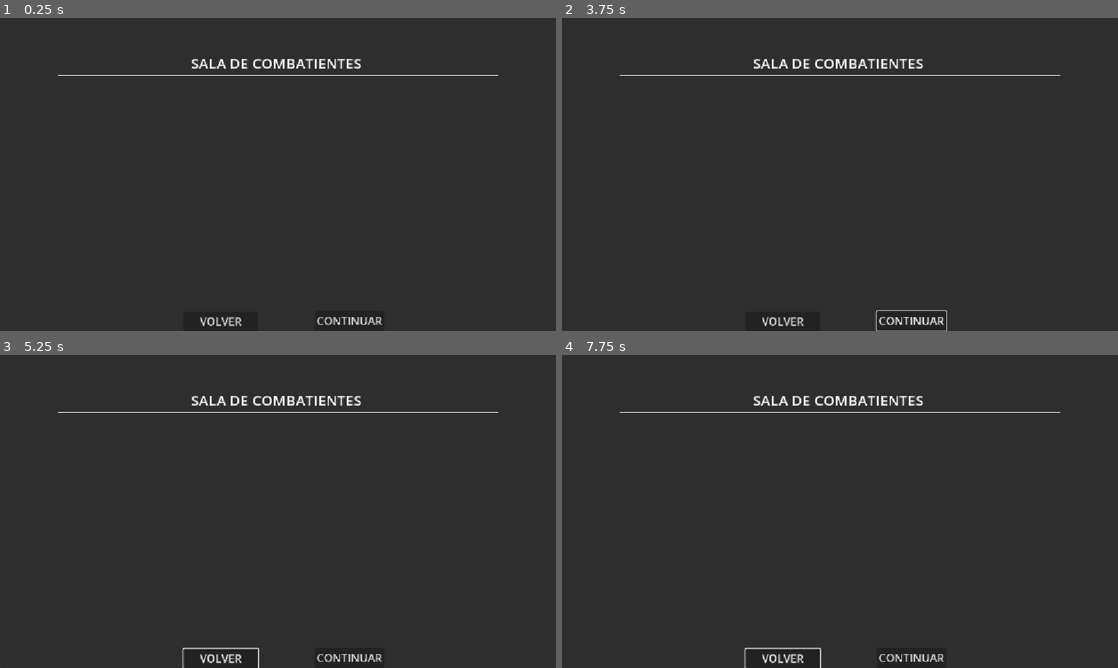
Above: before the commit, frames 1-4 (two rows, left to right).
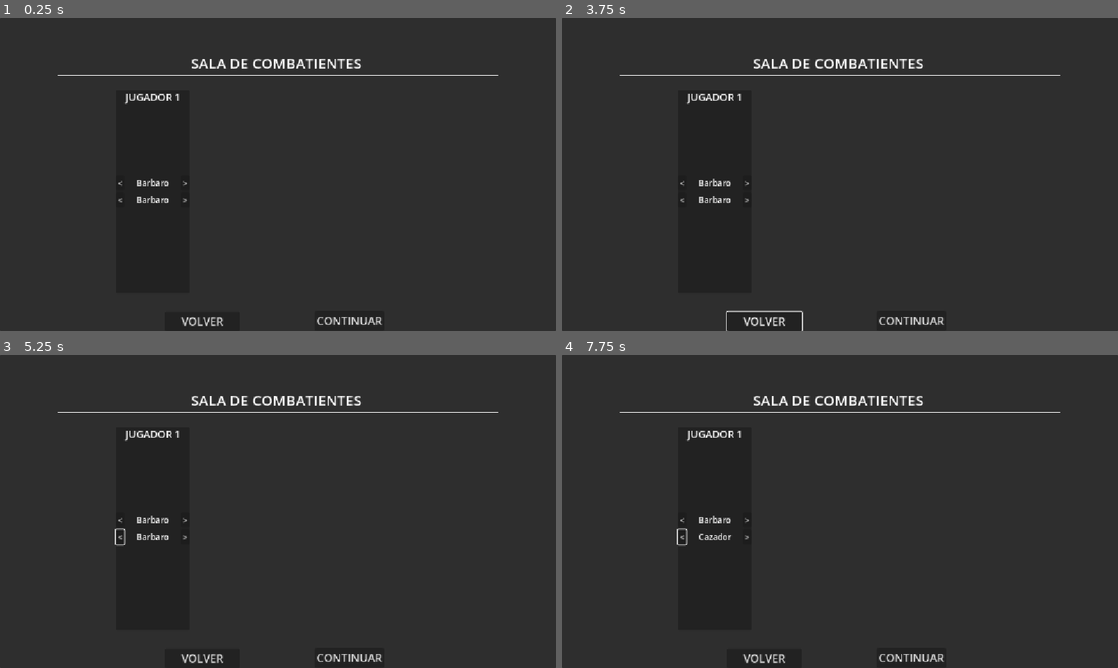
Above: after the commit, the same moments.

Repository: Pablo7776/Motores_Graficos
Game: Godot game, scene res://Escenas/Selección_De_Personajes.tscn
The game is run twice, just before and just after one commit, with the same random seed, the same clock (stepped at 60 frames per second) and the same inputs. This scene is started directly instead of the project's main scene.
Inputs (mouse positions are in pixels of both pictures, inside the frame that each line leads up to):
- Up to frame 1 (0.25 s): no input
- Up to frame 2 (3.75 s): click "VOLVER" at 0.5 s; click "CONTINUAR" at 1.25 s; click (684, 183) at 2 s, where only the run after the commit has a clickable "<"; click (745, 183) at 2.75 s, where only the run after the commit has a clickable ">"; tap Enter at 3.5 s; move the mouse to (962, 158) at 3.52 s; hold Right (mover_derecha) from 3.53 s (still down); click (962, 158) at 3.6 s
- Up to frame 3 (5.25 s): tap Space (saltar) at 3.77, 4.25, 4.52 s; move the mouse to (166, 527) at 4.27 s; click (166, 527) at 4.35 s; tap Enter at 5 s; move the mouse to (333, 442) at 5.02 s; release Right (mover_derecha) at 5.03 s; hold Left (mover_izquierda) from 5.03 s (still down); click (333, 442) at 5.1 s
- Up to frame 4 (7.75 s): tap Space (saltar) at 5.75, 6.02, 6.77, 7.25, 7.52 s; move the mouse to (812, 574) at 5.77 s; release Left (mover_izquierda) at 5.78 s; hold Right (mover_derecha) 5.78-7.28 s; click (812, 574) at 5.85 s; tap Enter at 6.5 s; move the mouse to (1006, 558) at 6.52 s; click (1006, 558) at 6.6 s; move the mouse to (673, 464) at 7.27 s; hold Left (mover_izquierda) from 7.28 s (still down); click (673, 464) at 7.35 s

The runs differ from the first frame. In frame 1, 0.5% of the frame differs, in the area x 21-44%, y 24-99%; in frame 2, 0.7%, in the area x 21-70%, y 24-100%; in frame 3, 0.7%; in frame 4, 0.7%.

Commit message:
Sistema de selección de personajes
Cree la escena Selector, se agregué  un script para navegar entre los personaje y se actualicé la escena de selección de personajes.

Diff:
--- a/da-2-zafarrancho/Escenas/Selección_De_Personajes.tscn
+++ b/da-2-zafarrancho/Escenas/Selección_De_Personajes.tscn
@@ -1,4 +1,6 @@
 [gd_scene format=3 uid="uid://dndjvrs5v21t7"]
+
+[ext_resource type="PackedScene" uid="uid://cg7unfpyifuxr" path="res://Escenas/player_card.tscn" id="1_wo1f7"]
 
 [sub_resource type="StyleBoxLine" id="StyleBoxLine_v5v1l"]
 color = Color(1, 1, 1, 1)
@@ -45,16 +47,16 @@
 theme_override_constants/separation = 3
 theme_override_styles/separator = SubResource("StyleBoxLine_v5v1l")
 
-[node name="Button" type="Button" parent="Panel" unique_id=650278264]
+[node name="volver" type="Button" parent="Panel" unique_id=650278264]
 layout_mode = 0
-offset_left = 380.0
+offset_left = 342.0
 offset_top = 608.0
-offset_right = 535.0
+offset_right = 497.0
 offset_bottom = 648.0
 theme_override_font_sizes/font_size = 23
 text = "     VOLVER     "
 
-[node name="Button2" type="Button" parent="Panel" unique_id=1000009281]
+[node name="continuar" type="Button" parent="Panel" unique_id=1000009281]
 layout_mode = 0
 offset_left = 652.0
 offset_top = 607.0
@@ -76,3 +78,6 @@
 offset_bottom = 246.0
 grow_horizontal = 2
 grow_vertical = 2
+
+[node name="Player Card" parent="Panel/HBoxContainer" unique_id=1217853958 instance=ExtResource("1_wo1f7")]
+layout_mode = 2
--- a/da-2-zafarrancho/Selector.tscn
+++ b/da-2-zafarrancho/Escenas/Selector.tscn
@@ -1,20 +1,23 @@
 [gd_scene format=3 uid="uid://cr4dvwrecskuu"]
+
+[ext_resource type="Script" uid="uid://cjrr7va0aeim8" path="res://selector.gd" id="1_iwtlm"]
 
 [node name="HBoxContainer" type="HBoxContainer" unique_id=1972416541]
 offset_right = 153.0
 offset_bottom = 31.0
 theme_override_constants/separation = 25
+script = ExtResource("1_iwtlm")
 
-[node name="Button" type="Button" parent="." unique_id=383627810]
+[node name="prev" type="Button" parent="." unique_id=383627810]
 layout_mode = 2
 text = "<"
 
-[node name="Nombre de Heroe" type="Label" parent="." unique_id=485424523]
+[node name="Nombre del Heroe" type="Label" parent="." unique_id=485424523]
 layout_mode = 2
 size_flags_horizontal = 4
 theme_override_font_sizes/font_size = 17
 text = "Bárbaro"
 
-[node name="Button2" type="Button" parent="." unique_id=1929381826]
+[node name="next" type="Button" parent="." unique_id=1929381826]
 layout_mode = 2
 text = ">"
--- a/da-2-zafarrancho/Escenas/player_card.tscn
+++ b/da-2-zafarrancho/Escenas/player_card.tscn
@@ -1,10 +1,20 @@
 [gd_scene format=3 uid="uid://cg7unfpyifuxr"]
+
+[ext_resource type="PackedScene" uid="uid://cr4dvwrecskuu" path="res://Escenas/Selector.tscn" id="1_am4v6"]
 
 [node name="Player Card" type="PanelContainer" unique_id=1217853958]
 offset_right = 203.0
 offset_bottom = 341.0
 
 [node name="VBoxContainer" type="VBoxContainer" parent="." unique_id=649013196]
+layout_mode = 2
+size_flags_horizontal = 4
+size_flags_vertical = 4
+
+[node name="HBoxContainer" parent="VBoxContainer" unique_id=1972416541 instance=ExtResource("1_am4v6")]
+layout_mode = 2
+
+[node name="HBoxContainer2" parent="VBoxContainer" unique_id=1586361720 instance=ExtResource("1_am4v6")]
 layout_mode = 2
 
 [node name="Label" type="Label" parent="." unique_id=248945602]
--- /dev/null
+++ b/da-2-zafarrancho/selector.gd
@@ -0,0 +1,24 @@
+extends HBoxContainer
+
+@onready var next: Button = $next
+@onready var prev: Button = $prev
+@onready var nombre_del_heroe: Label = $"Nombre del Heroe"
+
+var heroes = ["Barbaro", "Mago","Cazador"]
+var indice := 0
+
+func _ready():
+	next.pressed.connect(_siguiente)
+	prev.pressed.connect(_anterior)
+	actualizar_texto()
+
+func _siguiente():
+	indice = (indice + 1) % heroes.size()
+	actualizar_texto()
+
+func _anterior():
+	indice = (indice - 1 + heroes.size()) % heroes.size()
+	actualizar_texto()
+
+func actualizar_texto():
+	nombre_del_heroe.text = heroes[indice]
Not shown, added: da-2-zafarrancho/selector.gd.uid
